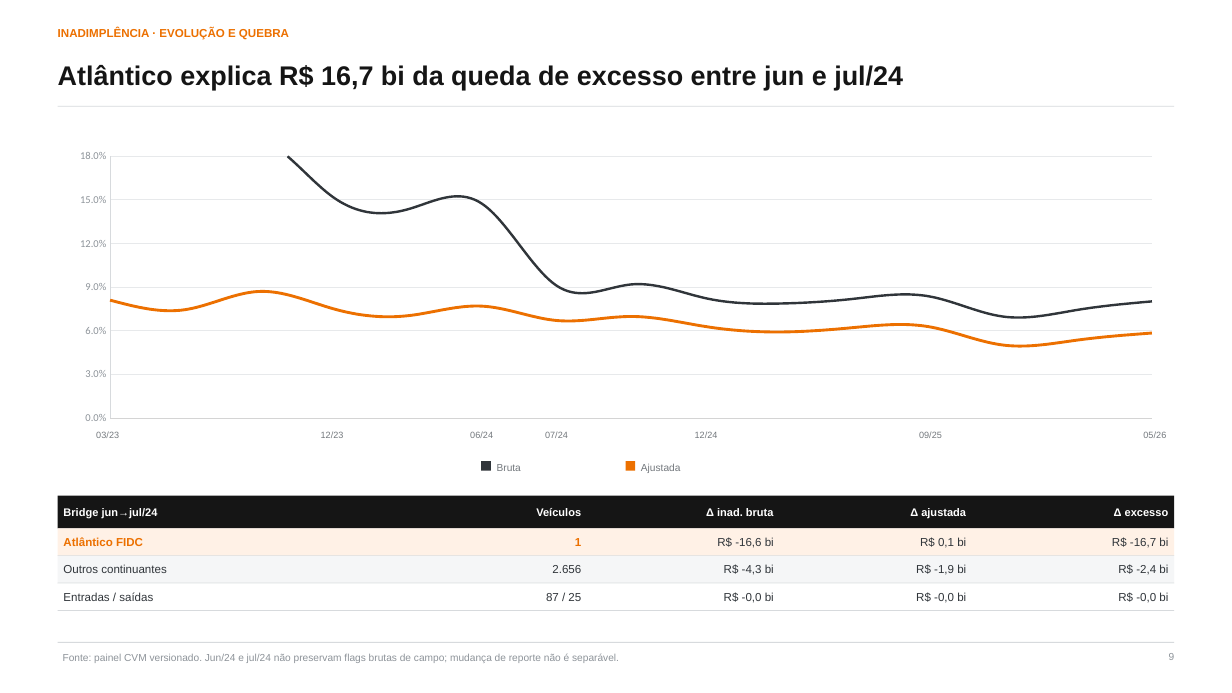
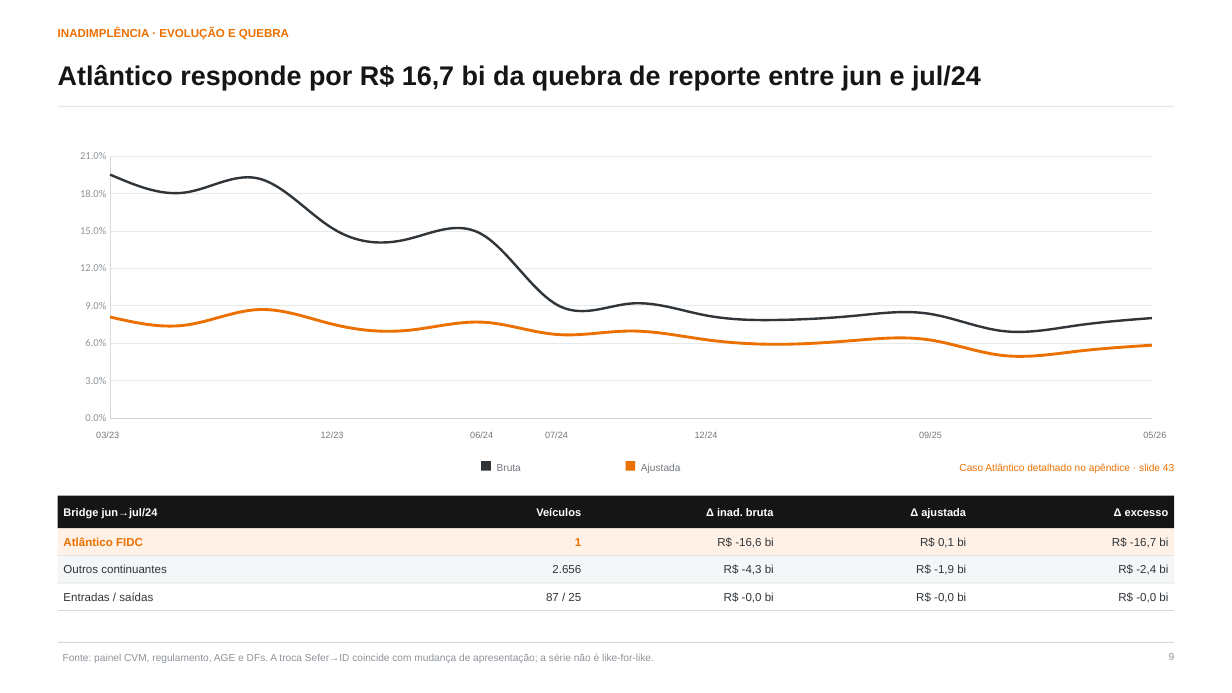
Before and after one commit to abalroar/fidc, a slide deck: slide 9 of data/industry_study/generated_revision/industry_executive_revised.pptx. Drawn at 1232x693 pixels with LibreOffice and Linux fonts; fonts in the diff are those of the drawing. Boxes give left, top, right and bottom in pixels: in the first picture for what was removed or moved away, otherwise in the second. Text is boxed around its words. In the diff, an @@ line names an element or a change of style, - is before the commit and + after.

```diff
--- a/data/industry_study/generated_revision/industry_executive_revised.pptx
+++ b/data/industry_study/generated_revision/industry_executive_revised.pptx
@@ text at box(58, 65, 981, 90): text changed @@
-Atlântico explica R$ 16,7 bi da queda de excesso entre jun e jul/24
+Atlântico responde por R$ 16,7 bi da quebra de reporte entre jun e jul/24
@@ scatter smooth chart at box(57, 144, 1174, 430) @@
@@ value axis changed @@
@@ text added at box(959, 464, 1174, 473), 7.9 pt, text #EC7000 @@
+Caso Atlântico detalhado no apêndice · slide 43
@@ text at box(63, 653, 654, 663): text changed @@
-Fonte: painel CVM versionado. Jun/24 e jul/24 não preservam flags brutas de campo; mudança de reporte não é separável.
+Fonte: painel CVM, regulamento, AGE e DFs. A troca Sefer→ID coincide com mudança de apresentação; a série não é like-for-like.
```
Also in this commit, not shown: 1 other slide changed, 4 slides added, 3 slides removed, 18 other files.
